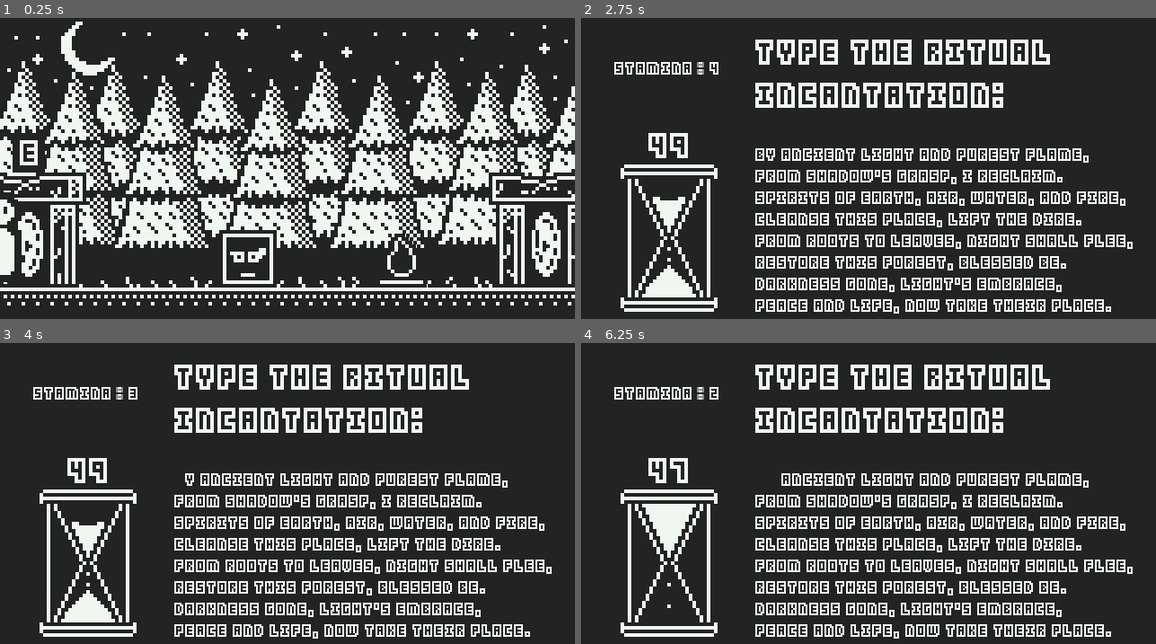
Above: before the commit, frames 1-4 (two rows, left to right).
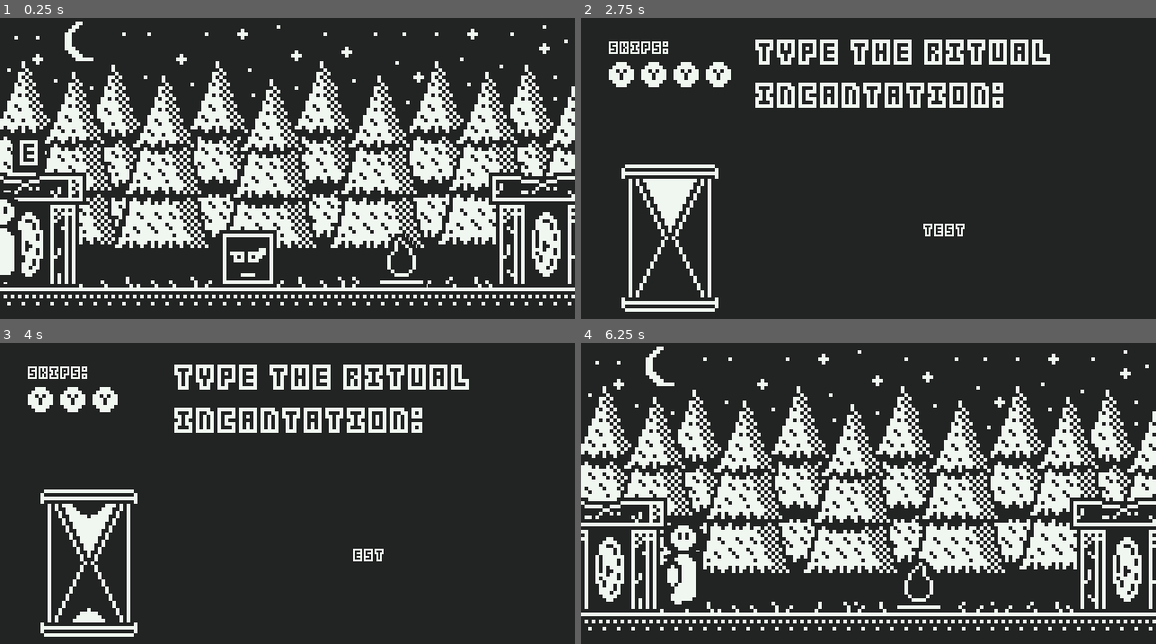
Above: after the commit, the same moments.

Repository: SolarLabyrinth/Lunariel
Game: Godot game, scene res://Scenes/Levels/Level3.tscn
The game is run twice, just before and just after one commit, with the same random seed, the same clock (stepped at 60 frames per second) and the same inputs. This scene is started directly instead of the project's main scene.
Inputs (mouse positions are in pixels of both pictures, inside the frame that each line leads up to):
- Up to frame 1 (0.25 s): no input
- Up to frame 2 (2.75 s): tap Enter (ui_accept) at 0.5, 0.77, 1.52 s; move the mouse to (995, 162) at 0.52 s; hold Right (ui_right) 0.53-1.28 s; tap E (sl_interact) at 0.6, 2.1 s; move the mouse to (753, 195) at 1.27 s; hold Left (ui_left) 1.28-2.03 s; click (753, 195) at 1.35 s; move the mouse to (926, 108) at 2.02 s; hold Right (ui_right) from 2.03 s (still down)
- Up to frame 3 (4 s): move the mouse to (258, 568) at 2.77 s; click (258, 568) at 2.85 s; tap Enter (ui_accept) at 3.02, 3.77 s; move the mouse to (460, 553) at 3.52 s; release Right (ui_right) at 3.53 s; hold Left (ui_left) from 3.53 s (still down); tap E (sl_interact) at 3.6 s
- Up to frame 4 (6.25 s): move the mouse to (696, 457) at 4.27 s; click (696, 457) at 4.35 s; tap Enter (ui_accept) at 4.52, 6.02 s; move the mouse to (897, 505) at 5.02 s; tap E (sl_interact) at 5.1 s; move the mouse to (782, 424) at 5.77 s; release Left (ui_left) at 5.78 s; hold Right (ui_right) from 5.78 s (still down); click (782, 424) at 5.85 s

The runs differ from the first frame. In frame 1, 0.4% of the frame differs, in the area x 10-20%, y 4-20%; in frame 2, 13%; in frame 3, 13%; in frame 4, 40%, in the area x 0-100%, y 1-99%.

Commit message:
aaart

Diff:
--- a/Resources/world_stats.gd
+++ b/Resources/world_stats.gd
@@ -9,6 +9,9 @@
 @export var last_grace_face := player_face
 
 @export var current_enemy_id := 0
+@export var current_wpm := 70
+@export var current_xp := 1
+@export var current_text := "test"
 
 @export var keys := {
     1: false,
--- a/Scenes/Levels/Level2.tscn
+++ b/Scenes/Levels/Level2.tscn
@@ -21,7 +21,6 @@
 target_level_id = 7
 
 [node name="Enemy" parent="." instance=ExtResource("3_pf2h0")]
-visible = false
 position = Vector2(276, 268)
 enemy_id = 1
 
--- a/Scenes/TypingTest2.tscn
+++ b/Scenes/TypingTest2.tscn
@@ -1,33 +1,196 @@
-[gd_scene load_steps=9 format=3 uid="uid://diaud7jodmuhs"]
+[gd_scene load_steps=33 format=3 uid="uid://diaud7jodmuhs"]
 
 [ext_resource type="Script" path="res://Scenes/typing_test_2.gd" id="1_grd6q"]
 [ext_resource type="Theme" uid="uid://bahunhngepcwh" path="res://Resources/ui-theme.tres" id="2_taoin"]
 [ext_resource type="FontFile" uid="uid://crkwqcajq021m" path="res://Assets/Kenney Blocks.ttf" id="3_qk7ji"]
-[ext_resource type="Texture2D" uid="uid://cnfhvidjt6chd" path="res://Assets/sandglass.png" id="4_h2n2n"]
-
-[sub_resource type="AtlasTexture" id="AtlasTexture_c0mp7"]
-atlas = ExtResource("4_h2n2n")
+[ext_resource type="Texture2D" uid="uid://cs6if1b3mt2qn" path="res://Assets/sandglass2.png" id="4_03rnk"]
+[ext_resource type="Texture2D" uid="uid://do004dotse757" path="res://Assets/stamina.png" id="5_k32ls"]
+
+[sub_resource type="AtlasTexture" id="AtlasTexture_hmcqt"]
+atlas = ExtResource("4_03rnk")
 region = Rect2(0, 0, 33, 47)
 
-[sub_resource type="AtlasTexture" id="AtlasTexture_o0uv8"]
-atlas = ExtResource("4_h2n2n")
+[sub_resource type="AtlasTexture" id="AtlasTexture_osgq8"]
+atlas = ExtResource("4_03rnk")
 region = Rect2(33, 0, 33, 47)
 
-[sub_resource type="AtlasTexture" id="AtlasTexture_rnkoe"]
-atlas = ExtResource("4_h2n2n")
+[sub_resource type="AtlasTexture" id="AtlasTexture_p0rsi"]
+atlas = ExtResource("4_03rnk")
 region = Rect2(66, 0, 33, 47)
+
+[sub_resource type="AtlasTexture" id="AtlasTexture_4kdgs"]
+atlas = ExtResource("4_03rnk")
+region = Rect2(99, 0, 33, 47)
+
+[sub_resource type="AtlasTexture" id="AtlasTexture_vrkgn"]
+atlas = ExtResource("4_03rnk")
+region = Rect2(132, 0, 33, 47)
+
+[sub_resource type="AtlasTexture" id="AtlasTexture_qnabk"]
+atlas = ExtResource("4_03rnk")
+region = Rect2(165, 0, 33, 47)
+
+[sub_resource type="AtlasTexture" id="AtlasTexture_e5chl"]
+atlas = ExtResource("4_03rnk")
+region = Rect2(198, 0, 33, 47)
+
+[sub_resource type="AtlasTexture" id="AtlasTexture_gc0e0"]
+atlas = ExtResource("4_03rnk")
+region = Rect2(231, 0, 33, 47)
+
+[sub_resource type="AtlasTexture" id="AtlasTexture_wl87p"]
+atlas = ExtResource("4_03rnk")
+region = Rect2(264, 0, 33, 47)
+
+[sub_resource type="AtlasTexture" id="AtlasTexture_o5l2x"]
+atlas = ExtResource("4_03rnk")
+region = Rect2(297, 0, 33, 47)
+
+[sub_resource type="AtlasTexture" id="AtlasTexture_5nuue"]
+atlas = ExtResource("4_03rnk")
+region = Rect2(330, 0, 33, 47)
+
+[sub_resource type="AtlasTexture" id="AtlasTexture_ld8lq"]
+atlas = ExtResource("4_03rnk")
+region = Rect2(363, 0, 33, 47)
 
 [sub_resource type="SpriteFrames" id="SpriteFrames_uxn13"]
 animations = [{
 "frames": [{
 "duration": 1.0,
-"texture": SubResource("AtlasTexture_c0mp7")
-}, {
-"duration": 1.0,
-"texture": SubResource("AtlasTexture_o0uv8")
-}, {
-"duration": 1.0,
-"texture": SubResource("AtlasTexture_rnkoe")
+"texture": SubResource("AtlasTexture_hmcqt")
+}, {
+"duration": 1.0,
+"texture": SubResource("AtlasTexture_osgq8")
+}, {
+"duration": 1.0,
+"texture": SubResource("AtlasTexture_p0rsi")
+}, {
+"duration": 1.0,
+"texture": SubResource("AtlasTexture_4kdgs")
+}, {
+"duration": 1.0,
+"texture": SubResource("AtlasTexture_vrkgn")
+}, {
+"duration": 1.0,
+"texture": SubResource("AtlasTexture_qnabk")
+}, {
+"duration": 1.0,
+"texture": SubResource("AtlasTexture_e5chl")
+}, {
+"duration": 1.0,
+"texture": SubResource("AtlasTexture_gc0e0")
+}, {
+"duration": 1.0,
+"texture": SubResource("AtlasTexture_wl87p")
+}, {
+"duration": 1.0,
+"texture": SubResource("AtlasTexture_o5l2x")
+}, {
+"duration": 1.0,
+"texture": SubResource("AtlasTexture_5nuue")
+}, {
+"duration": 1.0,
+"texture": SubResource("AtlasTexture_ld8lq")
+}],
+"loop": false,
+"name": &"default",
+"speed": 5.0
+}]
+
+[sub_resource type="AtlasTexture" id="AtlasTexture_ilger"]
+atlas = ExtResource("5_k32ls")
+region = Rect2(0, 0, 38, 29)
+
+[sub_resource type="AtlasTexture" id="AtlasTexture_1d77u"]
+atlas = ExtResource("5_k32ls")
+region = Rect2(38, 0, 38, 29)
+
+[sub_resource type="AtlasTexture" id="AtlasTexture_4wkoh"]
+atlas = ExtResource("5_k32ls")
+region = Rect2(76, 0, 38, 29)
+
+[sub_resource type="AtlasTexture" id="AtlasTexture_4qhgl"]
+atlas = ExtResource("5_k32ls")
+region = Rect2(114, 0, 38, 29)
+
+[sub_resource type="AtlasTexture" id="AtlasTexture_kif6t"]
+atlas = ExtResource("5_k32ls")
+region = Rect2(152, 0, 38, 29)
+
+[sub_resource type="AtlasTexture" id="AtlasTexture_4m3m7"]
+atlas = ExtResource("5_k32ls")
+region = Rect2(190, 0, 38, 29)
+
+[sub_resource type="AtlasTexture" id="AtlasTexture_kgord"]
+atlas = ExtResource("5_k32ls")
+region = Rect2(228, 0, 38, 29)
+
+[sub_resource type="AtlasTexture" id="AtlasTexture_j4oua"]
+atlas = ExtResource("5_k32ls")
+region = Rect2(266, 0, 38, 29)
+
+[sub_resource type="AtlasTexture" id="AtlasTexture_2tp5r"]
+atlas = ExtResource("5_k32ls")
+region = Rect2(304, 0, 38, 29)
+
+[sub_resource type="AtlasTexture" id="AtlasTexture_poakq"]
+atlas = ExtResource("5_k32ls")
+region = Rect2(342, 0, 38, 29)
+
+[sub_resource type="AtlasTexture" id="AtlasTexture_j5r3c"]
+atlas = ExtResource("5_k32ls")
+region = Rect2(380, 0, 38, 29)
+
+[sub_resource type="AtlasTexture" id="AtlasTexture_1giqg"]
+atlas = ExtResource("5_k32ls")
+region = Rect2(418, 0, 38, 29)
+
+[sub_resource type="AtlasTexture" id="AtlasTexture_fgokc"]
+atlas = ExtResource("5_k32ls")
+region = Rect2(456, 0, 38, 29)
+
+[sub_resource type="SpriteFrames" id="SpriteFrames_paw8x"]
+animations = [{
+"frames": [{
+"duration": 1.0,
+"texture": SubResource("AtlasTexture_ilger")
+}, {
+"duration": 1.0,
+"texture": SubResource("AtlasTexture_1d77u")
+}, {
+"duration": 1.0,
+"texture": SubResource("AtlasTexture_4wkoh")
+}, {
+"duration": 1.0,
+"texture": SubResource("AtlasTexture_4qhgl")
+}, {
+"duration": 1.0,
+"texture": SubResource("AtlasTexture_kif6t")
+}, {
+"duration": 1.0,
+"texture": SubResource("AtlasTexture_4m3m7")
+}, {
+"duration": 1.0,
+"texture": SubResource("AtlasTexture_kgord")
+}, {
+"duration": 1.0,
+"texture": SubResource("AtlasTexture_j4oua")
+}, {
+"duration": 1.0,
+"texture": SubResource("AtlasTexture_2tp5r")
+}, {
+"duration": 1.0,
+"texture": SubResource("AtlasTexture_poakq")
+}, {
+"duration": 1.0,
+"texture": SubResource("AtlasTexture_j5r3c")
+}, {
+"duration": 1.0,
+"texture": SubResource("AtlasTexture_1giqg")
+}, {
+"duration": 1.0,
+"texture": SubResource("AtlasTexture_fgokc")
 }],
 "loop": true,
 "name": &"default",
@@ -74,6 +237,7 @@
 autostart = true
 
 [node name="Control" type="Control" parent="."]
+visible = false
 layout_mode = 3
 anchors_preset = 0
 offset_left = 31.0
@@ -137,9 +301,9 @@
 layout_mode = 1
 anchors_preset = -1
 anchor_left = -1.48403
-anchor_top = 6.30804
+anchor_top = 6.26429
 anchor_right = -1.48403
-anchor_bottom = 6.30804
+anchor_bottom = 6.26429
 offset_left = 72.1111
 offset_top = -252.571
 offset_right = 101.111
@@ -152,9 +316,30 @@
 autowrap_mode = 0
 metadata/_edit_use_anchors_ = true
 
-[node name="AnimatedSprite2D" type="AnimatedSprite2D" parent="Control2"]
-position = Vector2(18.75, 32.25)
+[node name="Hourglass" type="AnimatedSprite2D" parent="Control2"]
+unique_name_in_owner = true
+position = Vector2(19, 32.25)
 sprite_frames = SubResource("SpriteFrames_uxn13")
-autoplay = "default"
+
+[node name="RichTextLabel" type="RichTextLabel" parent="Control2"]
+layout_mode = 0
+offset_left = 1.75
+offset_top = -24.5
+offset_right = 45.75
+offset_bottom = -12.5
+scale = Vector2(0.5, 0.5)
+theme = ExtResource("2_taoin")
+theme_override_font_sizes/normal_font_size = 8
+text = "Skips:"
+fit_content = true
+scroll_active = false
+autowrap_mode = 0
+
+[node name="StaminaBar" type="AnimatedSprite2D" parent="."]
+unique_name_in_owner = true
+position = Vector2(99, 99)
+scale = Vector2(4, 4)
+sprite_frames = SubResource("SpriteFrames_paw8x")
+frame = 12
 
 [connection signal="timeout" from="StaminaRegenTimer" to="." method="_on_stamina_regen_timer_timeout"]
--- a/Scenes/typing_test_2.gd
+++ b/Scenes/typing_test_2.gd
@@ -3,18 +3,21 @@
 @onready var rich_text_label: RichTextLabel = %TestText
 @onready var STAMINA_VALUE_LABEL: RichTextLabel = %StaminaValueLabel
 @onready var time_remaining_value: RichTextLabel = %TimeRemainingValue
+@onready var hourglass: AnimatedSprite2D = %Hourglass
+@onready var staminabar: AnimatedSprite2D = %StaminaBar
 
 var player_data: PlayerStats = ResourceLoader.load("res://Resources/player_stats.tres")
 var world_stats: WorldStats = ResourceLoader.load("res://Resources/world_stats.tres")
 
-@export var wpm := player_data.test_wpm
-@export var xp_value := player_data.test_xp_value
-@export_multiline var test_text := player_data.test_text
+var wpm := world_stats.current_wpm
+var xp_value := world_stats.current_xp
+var test_text := world_stats.current_text
 
 var running := false
 var already_typed := ""
 var left_to_type := test_text
 var time_remaining = 10000000.0
+var total_time = time_remaining
 
 @onready var stamina := player_data.stamina_amount + 3:
 	get():
@@ -27,23 +30,33 @@
 		else:
 			stamina = value
 		STAMINA_VALUE_LABEL.text = str(stamina)
+		staminabar.frame = stamina
 		return stamina
 
 func calc_test_time():
 	return 60.0 * (test_text.length() / 5.0 / wpm) + 1
 func set_time_display(value: float):
 	time_remaining_value.text = str(floor(value))
+func set_hourglass_frame():
+	var num_frames: int = hourglass.sprite_frames.get_frame_count('default')
+	var progress: float = 1.0 - time_remaining / total_time
+	var active_frame = floor(progress * num_frames)
+	hourglass.frame = active_frame
 
 func _ready() -> void:
 	time_remaining = calc_test_time()
+	total_time = time_remaining
+	set_hourglass_frame()
 	set_time_display(time_remaining)
 	rich_text_label.text = test_text
 	left_to_type = test_text
+	staminabar.frame = stamina
 	pass
 
 func _process(delta: float) -> void:
 	if running:
 		time_remaining -= delta
+		set_hourglass_frame()
 		set_time_display(time_remaining)
 	if time_remaining <= 0:
 		SceneManager.go_back_to_previous_grace()
--- a/Things/Door.tscn
+++ b/Things/Door.tscn
@@ -101,7 +101,7 @@
 scale = Vector2(4, 4)
 sprite_frames = SubResource("SpriteFrames_ankja")
 autoplay = "default"
-frame_progress = 0.513388
+frame_progress = 0.612955
 
 [connection signal="area_entered" from="Area2D" to="." method="_on_area_2d_area_entered"]
 [connection signal="area_exited" from="Area2D" to="." method="_on_area_2d_area_exited"]
--- a/Things/Grace.tscn
+++ b/Things/Grace.tscn
@@ -15,6 +15,21 @@
 atlas = ExtResource("1_hphua")
 region = Rect2(52, 2, 9, 11)
 
+[sub_resource type="Animation" id="Animation_sobwj"]
+length = 0.001
+tracks/0/type = "value"
+tracks/0/imported = false
+tracks/0/enabled = true
+tracks/0/path = NodePath("Sprite2D:flip_h")
+tracks/0/interp = 1
+tracks/0/loop_wrap = true
+tracks/0/keys = {
+"times": PackedFloat32Array(0),
+"transitions": PackedFloat32Array(1),
+"update": 1,
+"values": [false]
+}
+
 [sub_resource type="Animation" id="Animation_2iwmi"]
 resource_name = "flip"
 length = 0.2
@@ -30,21 +45,6 @@
 "transitions": PackedFloat32Array(1, 1, 1),
 "update": 1,
 "values": [false, true, false]
-}
-
-[sub_resource type="Animation" id="Animation_sobwj"]
-length = 0.001
-tracks/0/type = "value"
-tracks/0/imported = false
-tracks/0/enabled = true
-tracks/0/path = NodePath("Sprite2D:flip_h")
-tracks/0/interp = 1
-tracks/0/loop_wrap = true
-tracks/0/keys = {
-"times": PackedFloat32Array(0),
-"transitions": PackedFloat32Array(1),
-"update": 1,
-"values": [false]
 }
 
 [sub_resource type="AnimationLibrary" id="AnimationLibrary_8xia2"]
--- a/Things/Player.tscn
+++ b/Things/Player.tscn
@@ -10,6 +10,21 @@
 [sub_resource type="AtlasTexture" id="AtlasTexture_iphkw"]
 atlas = ExtResource("1_mq5tx")
 region = Rect2(98, 69, 12, 26)
+
+[sub_resource type="Animation" id="Animation_5i8xr"]
+length = 0.001
+tracks/0/type = "value"
+tracks/0/imported = false
+tracks/0/enabled = true
+tracks/0/path = NodePath("Sprite2D:position")
+tracks/0/interp = 1
+tracks/0/loop_wrap = true
+tracks/0/keys = {
+"times": PackedFloat32Array(0),
+"transitions": PackedFloat32Array(1),
+"update": 0,
+"values": [Vector2(0, -4)]
+}
 
 [sub_resource type="Animation" id="Animation_tuyo2"]
 resource_name = "idle"
@@ -25,21 +40,6 @@
 "transitions": PackedFloat32Array(1, 1),
 "update": 0,
 "values": [Vector2(0, -4), Vector2(0, -8)]
-}
-
-[sub_resource type="Animation" id="Animation_5i8xr"]
-length = 0.001
-tracks/0/type = "value"
-tracks/0/imported = false
-tracks/0/enabled = true
-tracks/0/path = NodePath("Sprite2D:position")
-tracks/0/interp = 1
-tracks/0/loop_wrap = true
-tracks/0/keys = {
-"times": PackedFloat32Array(0),
-"transitions": PackedFloat32Array(1),
-"update": 0,
-"values": [Vector2(0, -4)]
 }
 
 [sub_resource type="AnimationLibrary" id="AnimationLibrary_7kc1b"]
--- a/Things/enemy.gd
+++ b/Things/enemy.gd
@@ -1,6 +1,9 @@
 class_name Enemy extends Node2D
 
 @export var enemy_id := 0
+@export var wpm := 70
+@export var xp := 1
+@export_multiline var text := "test"
 
 var world_stats: WorldStats = ResourceLoader.load("res://Resources/world_stats.tres")
 
@@ -13,4 +16,7 @@
 func _on_area_2d_area_entered(_area: Area2D) -> void:
 	if world_stats.enemies.get(enemy_id):
 		world_stats.current_enemy_id = enemy_id
+		world_stats.current_wpm = wpm
+		world_stats.current_xp = xp
+		world_stats.current_text = text
 		SceneManager.start_typing_test()
Binary file changed: Assets/main-spritesheet.aseprite
Binary file changed: Assets/main-spritesheet.png
Binary file changed: Assets/sandglass.aseprite
Binary file added: Assets/sandglass2.aseprite
Binary file added: Assets/sandglass2.png
Not shown, added: Assets/sandglass2.png.import
Binary file added: Assets/stamina.aseprite
Binary file added: Assets/stamina.png
Not shown, added: Assets/stamina.png.import
